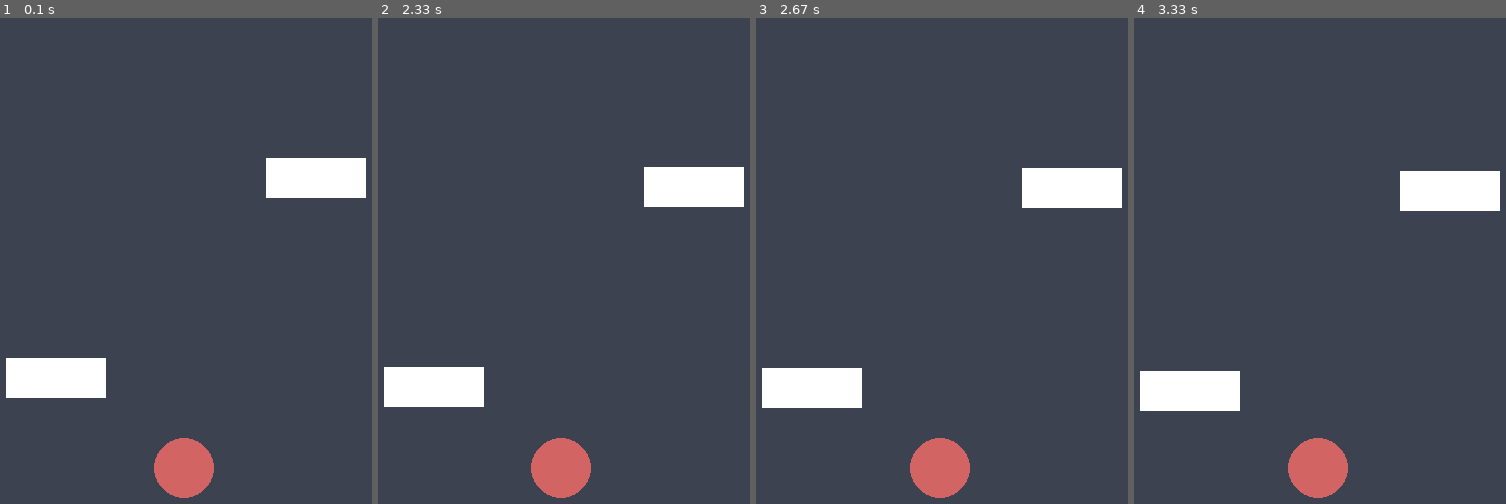
Above: before the commit, frames 1-4 (left to right).
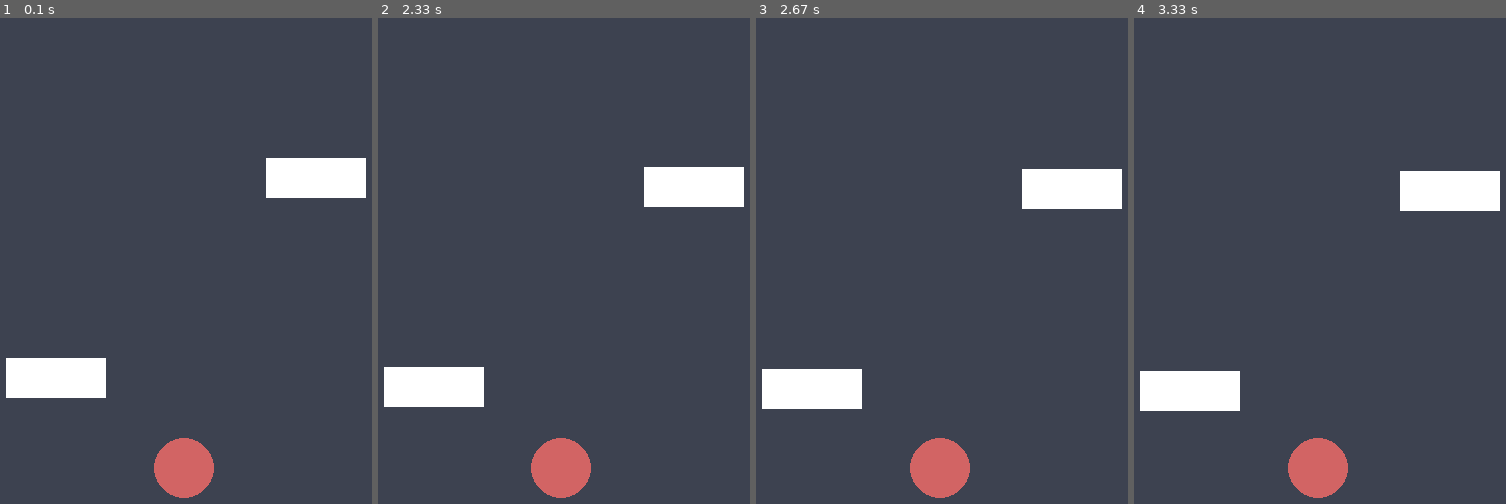
Above: after the commit, the same moments.

Repository: Cubical22/PyGameRepractice
Game: pygame game, started from index.py
Two runs of this game, one before a commit and one after it. Both use one fixed random seed, a clock stepped at 60 frames per second and the inputs below.
Inputs (mouse positions are in pixels of both pictures, inside the frame that each line leads up to):
- Up to frame 1 (0.1 s): no input
- Up to frame 2 (2.33 s): click (564, 319) at 0.38 s; click (567, 358) at 0.72 s; click (441, 226) at 1.05 s; click (outside the picture) at 1.38 s; click (571, 115) at 1.72 s; click (545, 474) at 2.05 s
- Up to frame 3 (2.67 s): click (930, 217) at 2.38 s
- Up to frame 4 (3.33 s): click (1264, 192) at 2.72 s; click (1424, 265) at 3.05 s

Frames 1-2 are identical in both runs. In frame 3, 0.2% of the frame differs, in the area x 1-99%, y 30-81%; in frame 4, nothing differs.

Commit message:
added a way to slowly increase the speed of the game

Diff:
--- a/index.py
+++ b/index.py
@@ -14,6 +14,7 @@
 # variables used for the moving ball animation
 animation_value = 0
 rotation_multiplier = 0.9
+speed_addition = 0
 
 # 0: left 1: middle 2: right
 OBS.extend([
@@ -35,10 +36,14 @@
 while True:
     # updating the animation value based on the rotation multiplier
     # basically the multiplier just reversed the movement when clicked
-    animation_value += ROTATION_SPEED * rotation_multiplier * LAYER_DISTANCE / LAYER_FACTOR_DEVIDER
+    animation_value += (ROTATION_SPEED + speed_addition) * rotation_multiplier * LAYER_DISTANCE \
+                    / LAYER_FACTOR_DEVIDER
 
     # value used to move the OBs based on layers
-    ob_offset -= ROTATION_SPEED * 57 * LAYER_DISTANCE / LAYER_FACTOR_DEVIDER
+    ob_offset -= (ROTATION_SPEED + speed_addition) * 57 * LAYER_DISTANCE / LAYER_FACTOR_DEVIDER
+
+    # slowly increasing the speed
+    speed_addition += 0.00000001
 
     for e in pygame.event.get(): # event handling
         if e.type == pygame.QUIT: # exit event
@@ -70,6 +75,8 @@
             if MANAGER.collided(): # if is dead
                 animation_value = 0
                 ob_offset = 0
+                rotation_multiplier = 0
+
                 GENERATOR.reset_ob()
 
     MANAGER.update_score()
